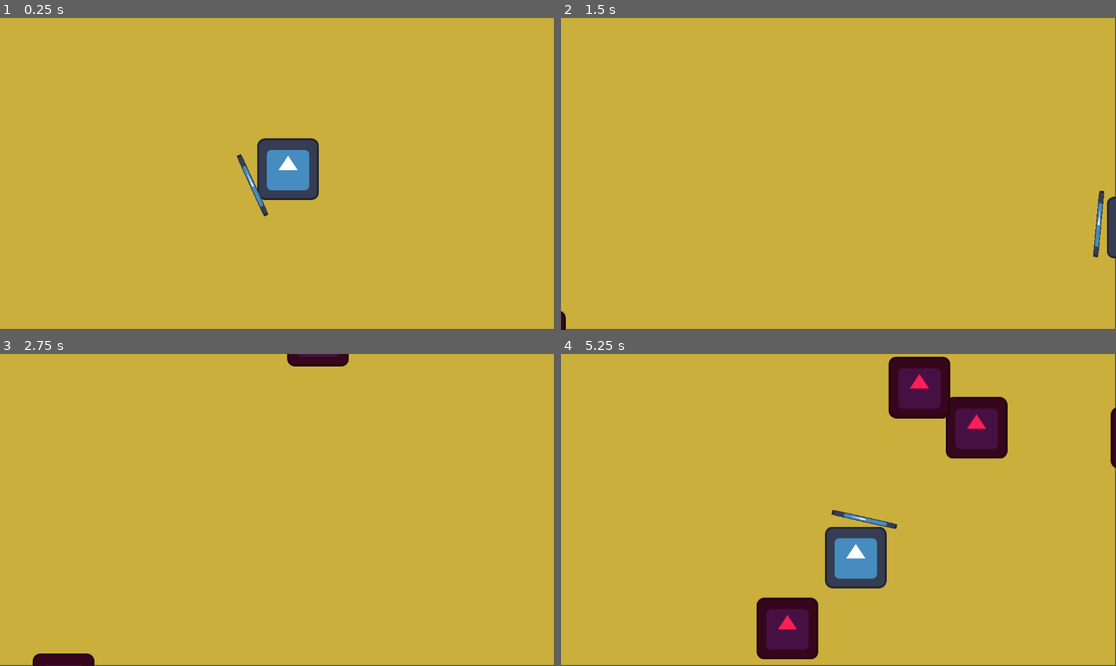
Above: before the commit, frames 1-4 (two rows, left to right).
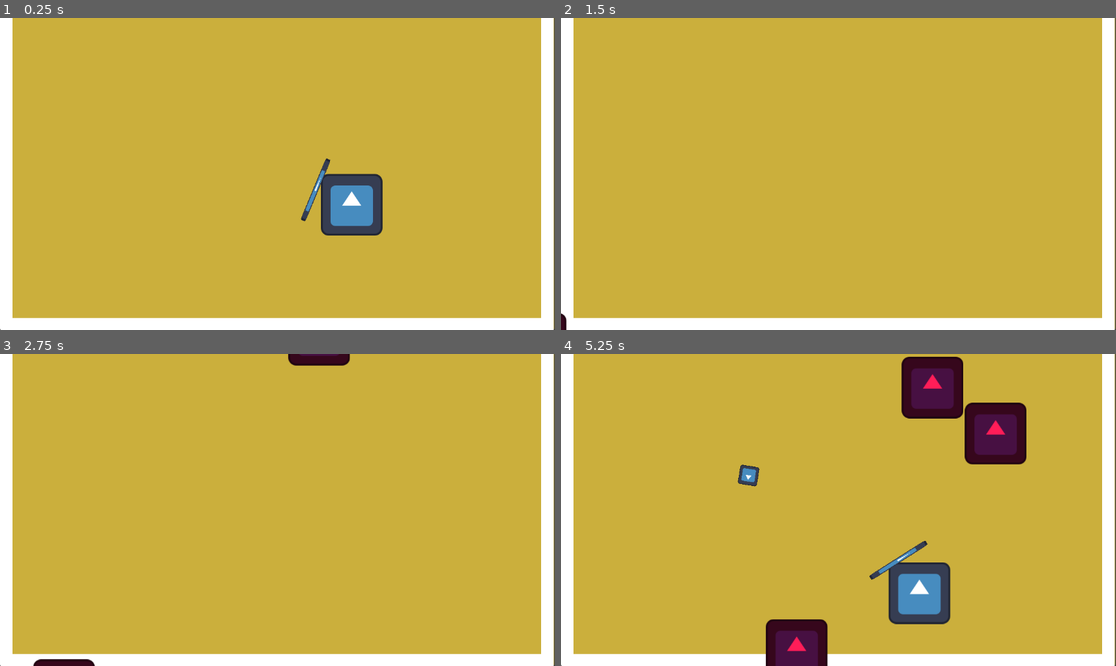
Above: after the commit, the same moments.

Repository: NicholasNg380/PING
Game: Godot game, scene res://scenes/Game.tscn
Two runs of this game, one before a commit and one after it. Both use one fixed random seed, a clock stepped at 60 frames per second and the inputs below. The engine's default icon, where the game draws it, is replaced by a stand-in: a white triangle on a blue panel in a dark square.
Inputs (mouse positions are in pixels of both pictures, inside the frame that each line leads up to):
- Up to frame 1 (0.25 s): no input
- Up to frame 2 (1.5 s): tap Enter at 0.5 s; move the mouse to (960, 158) at 0.52 s; hold D (right) 0.53-1.28 s; tap Space (hit) at 0.6, 1.35 s; move the mouse to (727, 189) at 1.27 s; hold S (down) from 1.28 s (still down)
- Up to frame 3 (2.75 s): move the mouse to (333, 441) at 2.02 s; release S (down) at 2.03 s; hold D (right) from 2.03 s (still down); tap Shift (shift) at 2.1 s; tap Space (hit) at 2.3 s
- Up to frame 4 (5.25 s): move the mouse to (810, 572) at 2.77 s; release D (right) at 2.78 s; hold W (up) 2.78-3.53 s; tap Space (hit) at 2.85, 3.6, 4.55, 5.1 s; move the mouse to (1005, 556) at 3.52 s; hold A (left) 3.53-5.03 s; move the mouse to (672, 463) at 4.27 s; tap Shift (shift) at 4.35 s; move the mouse to (866, 510) at 5.02 s; hold S (down) from 5.03 s (still down)

The runs differ from the first frame. In frame 1, 13% of the frame differs, in the area x 0-100%, y 0-100%; in frame 2, 8.5%; in frame 3, 8.2%; in frame 4, 19%.

Commit message:
Added parrying and walls

Diff:
--- a/project.godot
+++ b/project.godot
@@ -19,6 +19,8 @@
 
 Enemy=""
 Player=""
+Parry_Area=""
+Wall=""
 
 [input]
 
--- a/scenes/Game.tscn
+++ b/scenes/Game.tscn
@@ -2,12 +2,17 @@
 
 [ext_resource type="Script" uid="uid://dy5t37f1cgmdo" path="res://scripts/game_controller.gd" id="1_cpr0p"]
 [ext_resource type="PackedScene" uid="uid://bpbyjy6wsbxg3" path="res://scenes/Player.tscn" id="1_wbfu4"]
+[ext_resource type="PackedScene" uid="uid://cufenlfm85bbc" path="res://scenes/UpgradeScreen.tscn" id="3_cpr0p"]
+[ext_resource type="PackedScene" uid="uid://ha834vdek41d" path="res://scenes/WallVertical.tscn" id="4_78awf"]
 
 [sub_resource type="Curve2D" id="Curve2D_qbsmt"]
 _data = {
 "points": PackedVector2Array(0, 0, 0, 0, -96, -121, 0, 0, 0, 0, 1277, -114, 0, 0, 0, 0, 1286, 740, 0, 0, 0, 0, -95, 738, 0, 0, 0, 0, -96, -121)
 }
 point_count = 5
+
+[sub_resource type="RectangleShape2D" id="RectangleShape2D_cpr0p"]
+size = Vector2(8.981789, 291.67197)
 
 [node name="Game" type="Node2D" unique_id=591366547]
 script = ExtResource("1_cpr0p")
@@ -19,7 +24,7 @@
 color = Color(0.79607844, 0.6862745, 0.23529412, 1)
 
 [node name="Player" parent="." unique_id=250388077 instance=ExtResource("1_wbfu4")]
-position = Vector2(598, 314)
+position = Vector2(730, 388)
 
 [node name="Path2D" type="Path2D" parent="." unique_id=905543411]
 position = Vector2(-28.846603, 1.4053497)
@@ -34,4 +39,47 @@
 [node name="Timer" type="Timer" parent="." unique_id=1841884614]
 autostart = true
 
+[node name="Control" parent="." unique_id=61529160 instance=ExtResource("3_cpr0p")]
+visible = false
+
+[node name="WallVertical" parent="." unique_id=1463864088 groups=["Wall"] instance=ExtResource("4_78awf")]
+
+[node name="WallVertical2" parent="." unique_id=312588216 groups=["Wall"] instance=ExtResource("4_78awf")]
+offset_left = 1123.0
+offset_top = -10.0
+offset_right = 1163.0
+offset_bottom = 30.0
+
+[node name="Wall3" type="ColorRect" parent="." unique_id=1254227582 groups=["Wall"]]
+offset_right = 40.0
+offset_bottom = 40.0
+rotation = -1.5707964
+scale = Vector2(0.662142, 28.702545)
+
+[node name="Area2D" type="Area2D" parent="Wall3" unique_id=142550450]
+position = Vector2(22.65375, 4.831952)
+
+[node name="CollisionShape2D" type="CollisionShape2D" parent="Wall3/Area2D" unique_id=641788806]
+position = Vector2(-3.7756138, 15.146311)
+rotation = 3.1415925
+scale = Vector2(4.539937, -0.13826564)
+shape = SubResource("RectangleShape2D_cpr0p")
+
+[node name="Wall4" type="ColorRect" parent="." unique_id=710032720 groups=["Wall"]]
+offset_left = 0.9999999
+offset_top = 649.0
+offset_right = 41.0
+offset_bottom = 689.0
+rotation = -1.5707964
+scale = Vector2(0.662142, 28.702545)
+
+[node name="Area2D" type="Area2D" parent="Wall4" unique_id=1425859848]
+position = Vector2(22.65375, 4.831952)
+
+[node name="CollisionShape2D" type="CollisionShape2D" parent="Wall4/Area2D" unique_id=1483151600]
+position = Vector2(-3.7756138, 15.146311)
+rotation = 3.1415925
+scale = Vector2(4.539937, -0.13826564)
+shape = SubResource("RectangleShape2D_cpr0p")
+
 [connection signal="timeout" from="Timer" to="." method="_on_timer_timeout"]
--- a/scenes/Player.tscn
+++ b/scenes/Player.tscn
@@ -3,6 +3,7 @@
 [ext_resource type="Script" uid="uid://4g7r8ubgawo3" path="res://scripts/player.gd" id="1_v6fml"]
 [ext_resource type="Texture2D" uid="uid://b68vj6s7fxrwm" path="res://assets/sprites/icon.svg" id="2_kne1u"]
 [ext_resource type="PackedScene" uid="uid://nu2gcom1lpeu" path="res://scenes/paddle.tscn" id="3_3li8b"]
+[ext_resource type="PackedScene" uid="uid://b1q5gmvk43iyp" path="res://scenes/Ball.tscn" id="4_mdl7e"]
 
 [sub_resource type="RectangleShape2D" id="RectangleShape2D_xhfnw"]
 size = Vector2(126, 127)
@@ -18,10 +19,12 @@
 position = Vector2(0, -0.5)
 shape = SubResource("RectangleShape2D_xhfnw")
 
-[node name="Paddle" parent="." unique_id=1252679974 instance=ExtResource("3_3li8b")]
+[node name="Paddle" parent="." unique_id=1252679974 groups=["Parry_Area"] instance=ExtResource("3_3li8b")]
 
 [node name="Area2D" type="Area2D" parent="." unique_id=1066302195]
 
 [node name="CollisionShape2D" type="CollisionShape2D" parent="Area2D" unique_id=1760170888]
 position = Vector2(0, -0.5)
 shape = SubResource("RectangleShape2D_xhfnw")
+
+[node name="Ball" parent="." unique_id=305474800 instance=ExtResource("4_mdl7e")]
--- /dev/null
+++ b/scenes/UpgradeScreen.tscn
@@ -0,0 +1,95 @@
+[gd_scene format=3 uid="uid://cufenlfm85bbc"]
+
+[ext_resource type="Script" uid="uid://cfd6kl7taeyrm" path="res://scripts/upgrade_screen.gd" id="1_nlo6w"]
+
+[node name="Control" type="Control" unique_id=61529160]
+layout_mode = 3
+anchors_preset = 0
+offset_right = 1153.0
+offset_bottom = 648.0
+script = ExtResource("1_nlo6w")
+
+[node name="Panel" type="Panel" parent="." unique_id=1200668007]
+modulate = Color(0.30588236, 0.17254902, 0.007843138, 0.3137255)
+layout_mode = 1
+anchors_preset = -1
+anchor_right = 0.998
+anchor_bottom = 1.0
+offset_right = 0.30603027
+offset_bottom = 5.0
+
+[node name="Upgrade1" type="Button" parent="." unique_id=622524950]
+layout_mode = 1
+anchors_preset = -1
+anchor_left = 0.095000006
+anchor_top = 0.27600002
+anchor_right = 0.34600002
+anchor_bottom = 0.69600004
+offset_left = -0.53500366
+offset_top = 0.15197754
+offset_right = 0.0619812
+offset_bottom = -1.0080261
+icon_alignment = 1
+
+[node name="Label" type="Label" parent="Upgrade1" unique_id=159170537]
+layout_mode = 1
+anchors_preset = -1
+anchor_top = 1.0
+anchor_right = 1.0
+anchor_bottom = 1.092
+offset_left = -4.0
+offset_top = 1.0
+offset_bottom = 6.067993
+horizontal_alignment = 1
+
+[node name="Upgrade2" type="Button" parent="." unique_id=1003025227]
+layout_mode = 1
+anchors_preset = -1
+anchor_left = 0.384
+anchor_top = 0.26900002
+anchor_right = 0.63600004
+anchor_bottom = 0.68700004
+offset_left = 14.247986
+offset_top = 4.6879883
+offset_right = 13.691956
+offset_bottom = 4.8239746
+icon_alignment = 1
+
+[node name="Label" type="Label" parent="Upgrade2" unique_id=612185432]
+layout_mode = 1
+anchors_preset = -1
+anchor_top = 1.0
+anchor_right = 1.0
+anchor_bottom = 1.092
+offset_left = -4.0
+offset_top = 1.0
+offset_bottom = 6.067993
+horizontal_alignment = 1
+
+[node name="Upgrade3" type="Button" parent="." unique_id=464965106]
+layout_mode = 1
+anchors_preset = -1
+anchor_left = 0.69000006
+anchor_top = 0.275
+anchor_right = 0.94100004
+anchor_bottom = 0.69600004
+offset_left = -0.57006836
+offset_top = 0.80000305
+offset_right = 0.026977539
+offset_bottom = -1.0080261
+icon_alignment = 1
+
+[node name="Label" type="Label" parent="Upgrade3" unique_id=963724095]
+layout_mode = 1
+anchors_preset = -1
+anchor_top = 1.0
+anchor_right = 1.0
+anchor_bottom = 1.092
+offset_left = -4.0
+offset_top = 1.0
+offset_bottom = 6.067993
+horizontal_alignment = 1
+
+[connection signal="button_up" from="Upgrade1" to="." method="_on_upgrade_1_button_up"]
+[connection signal="button_up" from="Upgrade2" to="." method="_on_upgrade_2_button_up"]
+[connection signal="button_up" from="Upgrade3" to="." method="_on_upgrade_3_button_up"]
--- /dev/null
+++ b/scenes/WallVertical.tscn
@@ -0,0 +1,18 @@
+[gd_scene format=3 uid="uid://ha834vdek41d"]
+
+[sub_resource type="RectangleShape2D" id="RectangleShape2D_cpr0p"]
+size = Vector2(8.981789, 291.67197)
+
+[node name="WallVertical" type="ColorRect" unique_id=1463864088]
+offset_right = 40.0
+offset_bottom = 40.0
+scale = Vector2(0.662142, 16.142546)
+
+[node name="Area2D" type="Area2D" parent="." unique_id=1373177510]
+position = Vector2(22.65375, 4.831952)
+
+[node name="CollisionShape2D" type="CollisionShape2D" parent="Area2D" unique_id=1535443634]
+position = Vector2(-3.7756138, 15.146311)
+rotation = 3.1415925
+scale = Vector2(4.539937, -0.13826564)
+shape = SubResource("RectangleShape2D_cpr0p")
--- a/scenes/paddle.gd
+++ b/scenes/paddle.gd
@@ -1,11 +1,16 @@
 class_name paddle extends Node2D
-
-const BALL = preload("res://scenes/Ball.tscn")
-
-var ball = null
 
 @onready var arrow: Marker2D = $Marker2D
 var hasBall: bool = true
+var canParry: bool = false
+@onready var ball = $"../Ball"
+
+func _ready() -> void:
+	ball.global_position = get_parent().global_position
+	ball.has_ball.connect(_on_has_ball)
+	ball.can_parry.connect(_on_can_parry)
+	ball.cannot_parry.connect(_on_cannot_parry)
+
 
 func _process(delta: float) -> void:
 	look_at(get_global_mouse_position())
@@ -19,16 +24,22 @@
 	if Input.is_action_just_pressed("hit"):
 		if hasBall:
 			hasBall = false
-			if ball == null:
-				var ball_instance = BALL.instantiate()
-				get_parent().add_child(ball_instance)
-				ball = ball_instance
-			ball.has_ball.connect(_on_has_ball)
 			ball.global_position = arrow.global_position
 			ball.rotation = rotation
 			ball.direction = arrow.global_position.direction_to(get_global_mouse_position())
 			ball.hit_paddle()
+		elif canParry:
+			canParry = false
+			ball.rotation = rotation
+			ball.direction = ball.global_position.direction_to(get_global_mouse_position())
+			ball.hit_paddle()
+
 
 func _on_has_ball():
 	hasBall = true
-	pass
+
+func _on_can_parry():
+	canParry = true
+
+func _on_cannot_parry():
+	canParry = false
--- a/scenes/paddle.tscn
+++ b/scenes/paddle.tscn
@@ -14,3 +14,8 @@
 [node name="Marker2D" type="Marker2D" parent="." unique_id=1047595819]
 position = Vector2(99.00001, 0)
 scale = Vector2(0.0859375, 1.078125)
+
+[node name="Area2D" type="Area2D" parent="." unique_id=244241064]
+
+[node name="CollisionPolygon2D" type="CollisionPolygon2D" parent="Area2D" unique_id=62495852]
+polygon = PackedVector2Array(-110, -2, -98, -78, 104, -99, 216, -96, 213, 81, 76, 79, -94, 76)
--- a/scripts/ball.gd
+++ b/scripts/ball.gd
@@ -6,11 +6,15 @@
 var ball_state = State.INACTIVE
 var player
 signal has_ball
+signal can_parry
+signal cannot_parry
+
 var sprite
 var direction
 
 func _ready() -> void:
 	player = get_parent()
+	global_position = player.global_position
 	sprite = $BallSprite
 	set_as_top_level(true)
 	pass
@@ -23,6 +27,9 @@
 		sprite.visible = true
 		global_position += direction * SPEED * delta
 	elif ball_state == State.HIT_ENEMY:
+		direction = global_position.direction_to(player.global_position)
+		global_position += direction * SPEED * delta
+	else:
 		direction = global_position.direction_to(player.global_position)
 		global_position += direction * SPEED * delta
 
@@ -39,4 +46,13 @@
 		if body.is_in_group("Player"):
 			ball_state = State.INACTIVE
 			has_ball.emit()
-	pass # Replace with function body.
+			cannot_parry.emit()
+
+func _on_ball_hit_box_area_entered(area: Area2D) -> void:
+	if area.get_parent().is_in_group("Parry_Area"):
+		can_parry.emit()
+	print(area.get_parent())
+	print(area.get_parent().is_in_group("Wall"))
+	if area.get_parent().is_in_group("Wall"):
+		print("yeao?")
+		ball_state = State.HIT_WALL
--- a/scripts/player.gd
+++ b/scripts/player.gd
@@ -13,6 +13,7 @@
 var dash_dir: Vector2 = Vector2.ZERO
 const DASH_RELOAD_COST: float = 0.5
 var dash_reload_timer: float = 0.0
+
 
 
 func _physics_process(delta):
--- /dev/null
+++ b/scripts/upgrade_screen.gd
@@ -0,0 +1,60 @@
+extends Control
+
+signal upgrade_selected(upgrade)
+
+var upgrades = [{"name": "Speed", "asset_loc": "res://assets/sprites/icon.svg", "description": "Move faster"},
+				{"name": "Strength", "asset_loc": "res://assets/sprites/icon.svg", "description": "Do more damage"},
+				{"name": "UMMM", "asset_loc": "res://assets/sprites/icon.svg", "description": "Who knows???"},
+				{"name": "UMMM", "asset_loc": "res://assets/sprites/icon.svg", "description": "Who knows???"},
+				{"name": "UMMM", "asset_loc": "res://assets/sprites/icon.svg", "description": "Who knows???"},
+				{"name": "UMMM", "asset_loc": "res://assets/sprites/icon.svg", "description": "Who knows???"},
+				{"name": "UMMM", "asset_loc": "res://assets/sprites/icon.svg", "description": "Who knows???"},
+				{"name": "UMMM", "asset_loc": "res://assets/sprites/icon.svg", "description": "Who knows???"}]
+var used_upgrades = []
+var rng = RandomNumberGenerator.new()
+var chosen
+
+@onready var button1 = $Upgrade1
+@onready var button2 = $Upgrade2
+@onready var button3 = $Upgrade3
+@onready var bg = $Panel
+var turned_off: bool = true
+
+func _ready() -> void:
+	self.visible = false
+
+func _turn_on() -> void:
+	upgrades.shuffle()
+	chosen = upgrades.slice(0, 3)
+	button1.icon = load(chosen[0]["asset_loc"])
+	button1.get_child(0).text = chosen[0]["description"]
+
+	button2.icon = load(chosen[1]["asset_loc"])
+	button2.get_child(0).text = chosen[1]["description"]
+
+	button3.icon = load(chosen[2]["asset_loc"])
+	button3.get_child(0).text = chosen[2]["description"]
+	inverse_visibilities()
+
+func inverse_visibilities():
+	self.visible = not self.visible
+
+func turn_off():
+	inverse_visibilities()
+
+func _on_upgrade_1_button_up() -> void:
+	upgrade_selected.emit(chosen[0])
+	upgrades.erase(chosen[0])
+	turn_off()
+
+
+func _on_upgrade_2_button_up() -> void:
+	upgrade_selected.emit(chosen[1])
+	upgrades.erase(chosen[1])
+	turn_off()
+
+
+func _on_upgrade_3_button_up() -> void:
+	upgrade_selected.emit(chosen[2])
+	upgrades.erase(chosen[2])
+	turn_off()
Not shown, added: scripts/upgrade_screen.gd.uid
